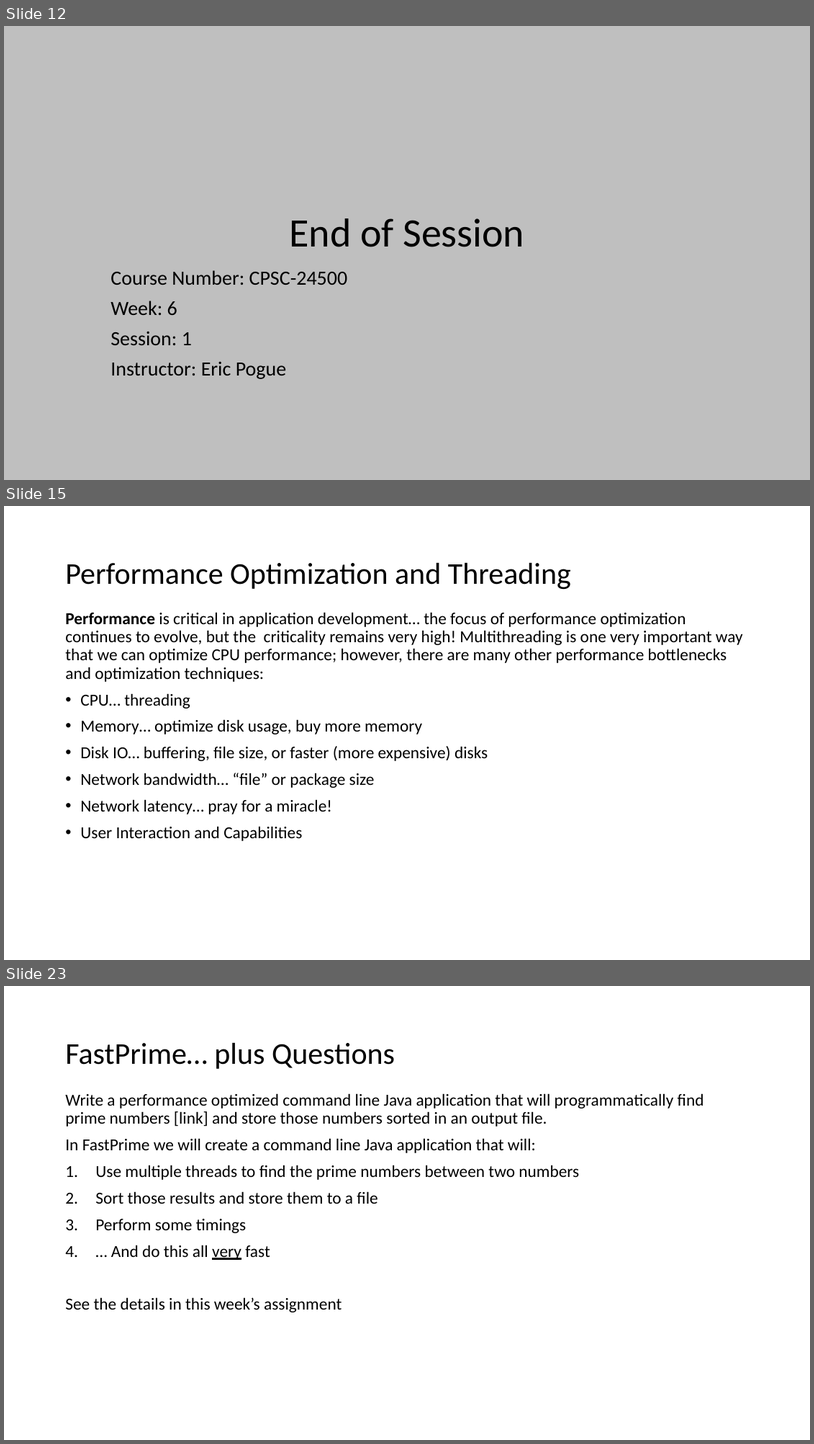
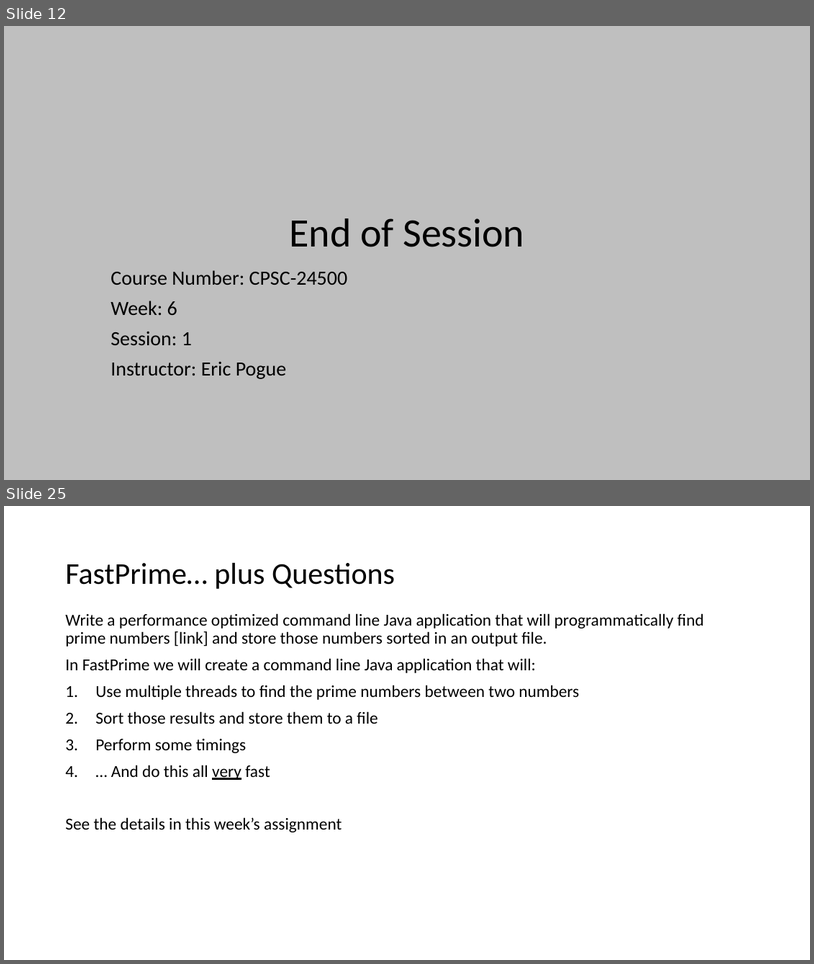
Before and after one commit to EricJPogue/www-epogue-info, a slide deck: CPSC-24500/Week06/2017SpringW06Slides.pptx. Shown one above the other, each under a label of ours: slides 12, 15 and 23 before the commit, slides 12 and 25 after it; the slides between them are not shown. The pictures are 814x1444 and 814x964 pixels, drawn with LibreOffice and Linux fonts; fonts in the diff are those of the drawing. Boxes give left, top, right and bottom in pixels: in the first picture for what was removed or moved away, otherwise in the second. Text is boxed around its words. In the diff, an @@ line names an element or a change of style, - is before the commit and + after.

```diff
--- a/CPSC-24500/Week06/2017SpringW06Slides.pptx
+++ b/CPSC-24500/Week06/2017SpringW06Slides.pptx
@@ slide 15 removed at <box>4,506,810,960</box>, background #FFFFFF @@
@@ title removed at <box>65,563,571,590</box> @@
-Performance Optimization and Threading
@@ text removed at <box>65,612,743,841</box> @@
-Performance is critical in application development… the focus of performance optimization continues to evolve, but the criticality remains very high! Multithreading is one very important way that we can optimize CPU performance; however, there are many other performance bottlenecks and optimization techniques:
-• CPU… threading
-• Memory… optimize disk usage, buy more memory
-• Disk IO… buffering, file size, or faster (more expensive) disks
-• Network bandwidth… “file” or package size
-• Network latency… pray for a miracle!
-• User Interaction and Capabilities
@@ what was slide 23 is now slide 25 @@
```
Also in this commit, not shown: 4 slides changed, 8 slides added, 6 other slides removed, 2 other files.
